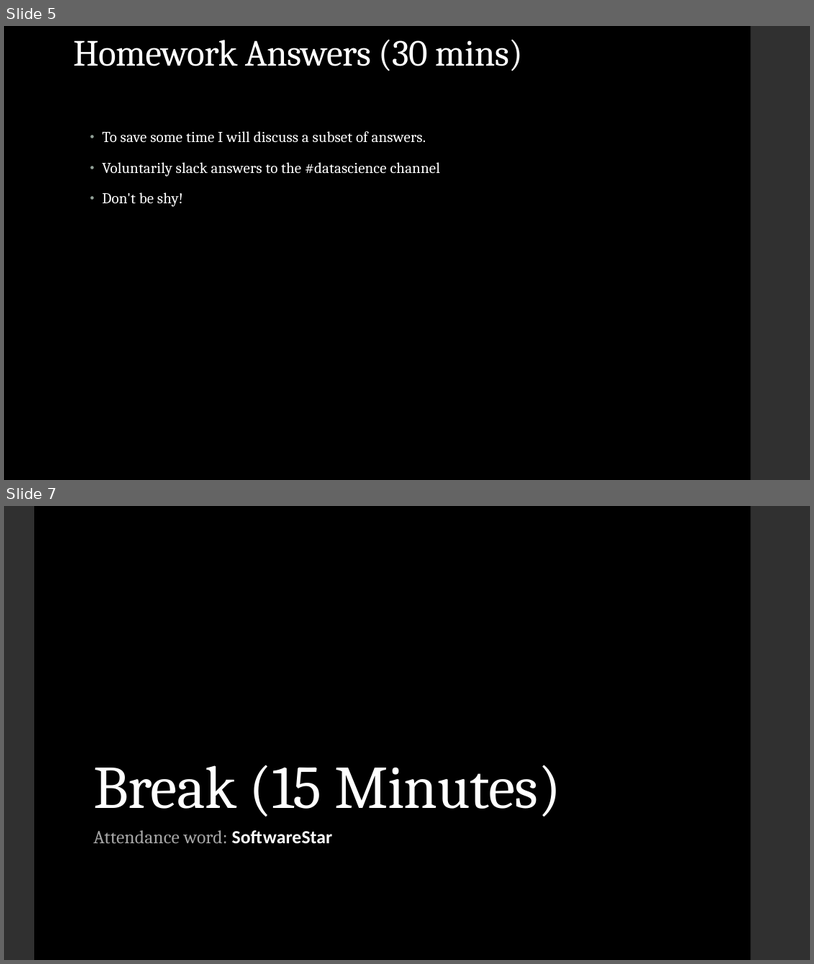
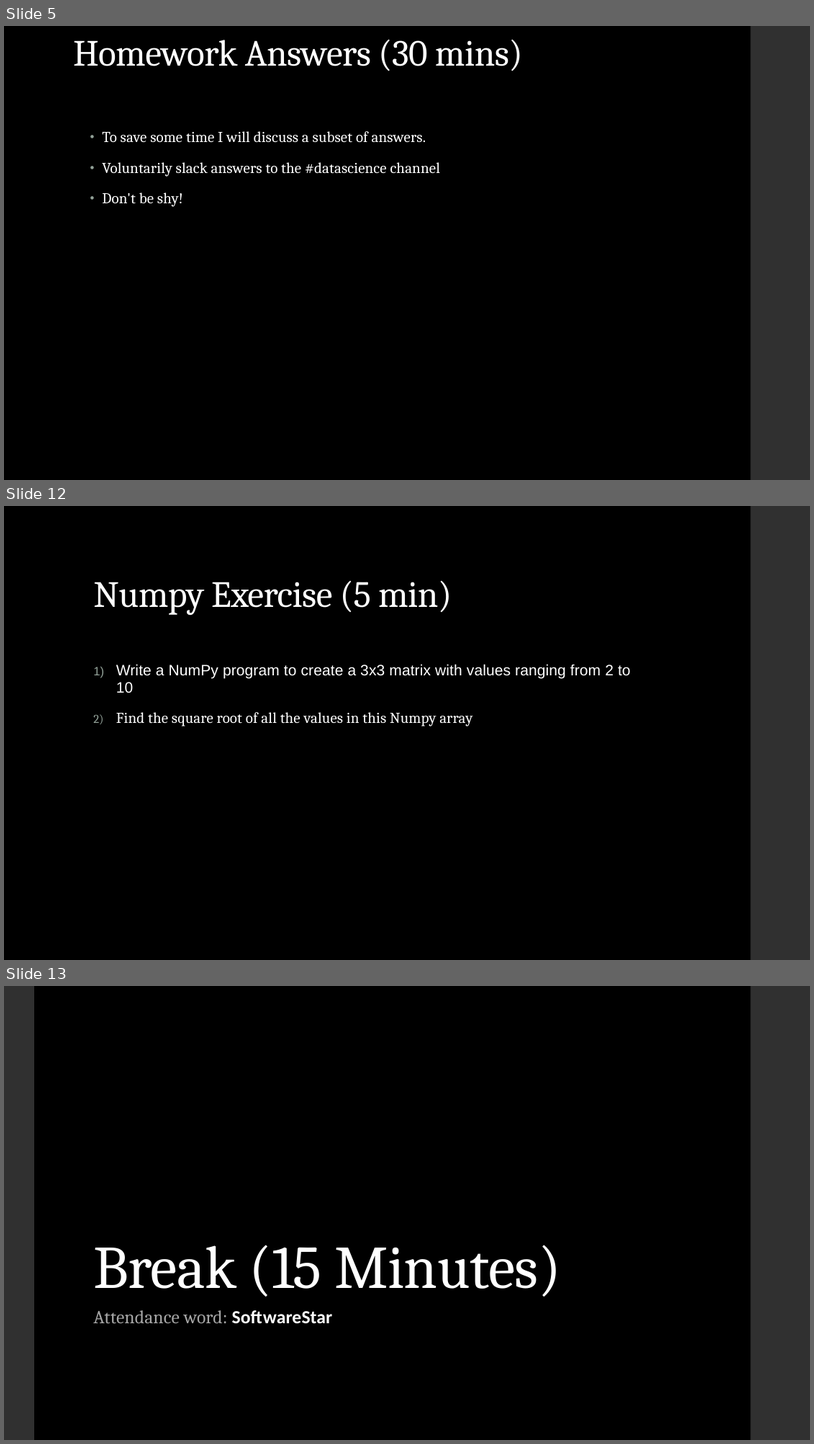
Before and after one commit to LaunchCoderGirlSTL/Data-Science-Assignments, a slide deck: course_material/week_04/week_04_presentation.pptx. Shown one above the other, each under a label of ours: slides 5 and 7 before the commit, slides 5, 12 and 13 after it; the slides between them are not shown. The pictures are 814x964 and 814x1444 pixels, drawn with LibreOffice and Linux fonts; fonts in the diff are those of the drawing. Boxes give left, top, right and bottom in pixels: in the first picture for what was removed or moved away, otherwise in the second. Text is boxed around its words. In the diff, an @@ line names an element or a change of style, - is before the commit and + after.

```diff
--- a/course_material/week_04/week_04_presentation.pptx
+++ b/course_material/week_04/week_04_presentation.pptx
@@ slide 12 added at (4, 506, 810, 960), background #000000; not listed: 1 template element that a slide beside it also shows @@
@@ title added at (93, 580, 452, 615), 44 pt, text #FFFFFF @@
+Numpy Exercise (5 min)
@@ text added at (116, 664, 631, 726), 18 pt, text #FFFFFF @@
+1) Write a NumPy program to create a 3x3 matrix with values ranging from 2 to 10
+2) Find the square root of all the values in this Numpy array
@@ what was slide 7 is now slide 13 @@
```
Also in this commit, not shown: 1 slide changed, 7 other slides added.
